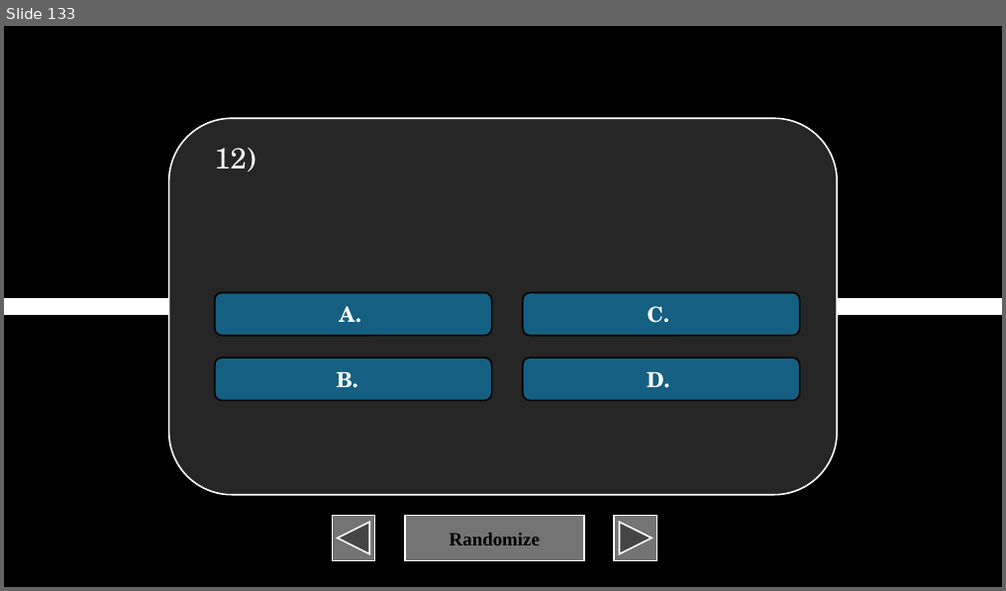
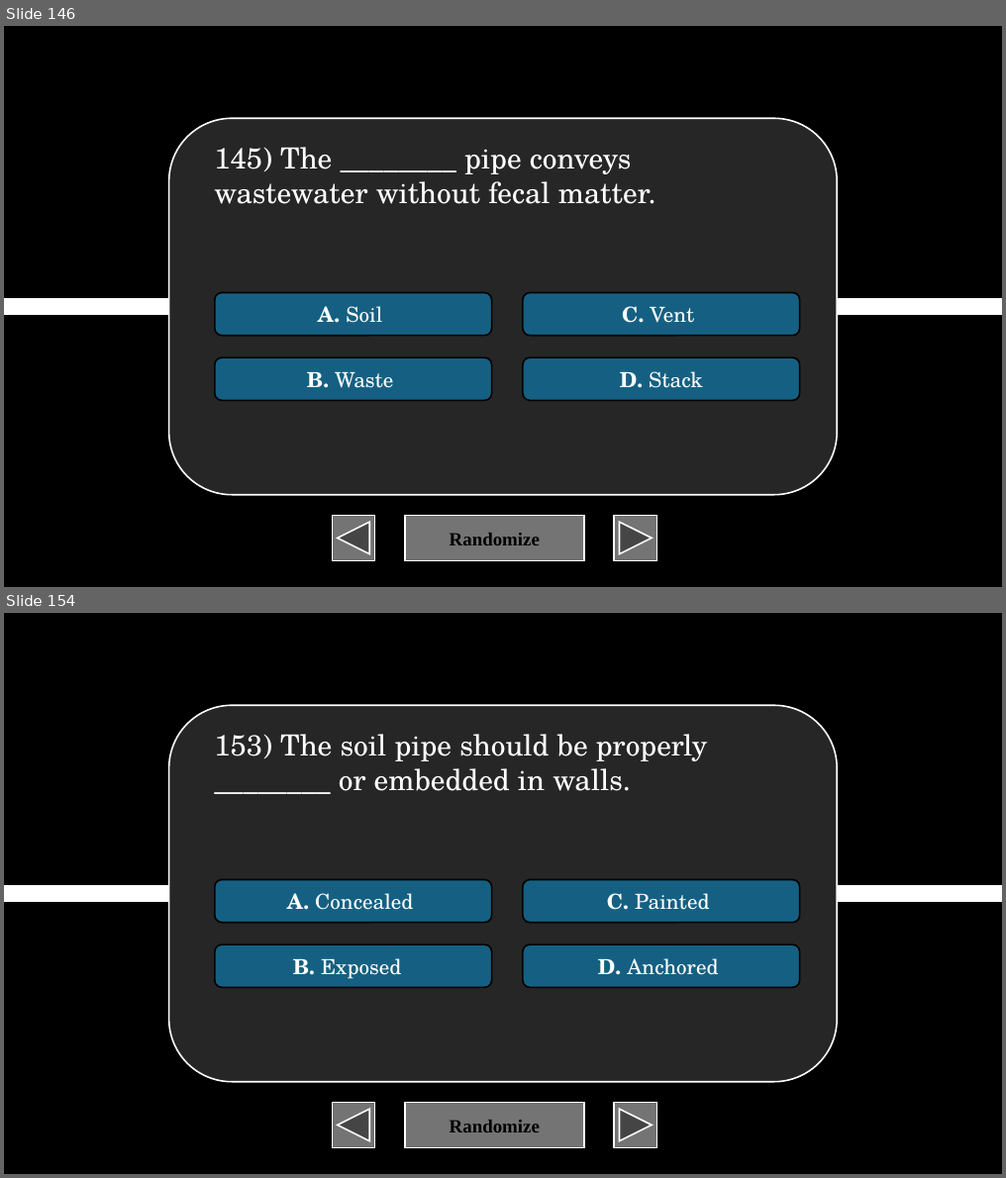
Before and after one commit to XIvanSolomonX/Archi-Reviewer, a slide deck: BulUti2.pptm. Shown one above the other, each under a label of ours: slide 133 before the commit, slides 146 and 154 after it; the slides between them are not shown. The pictures are 1006x591 and 1006x1178 pixels, drawn with LibreOffice and Linux fonts; fonts in the diff are those of the drawing. Boxes give left, top, right and bottom in pixels: in the first picture for what was removed or moved away, otherwise in the second. Text is boxed around its words. In the diff, an @@ line names an element or a change of style, - is before the commit and + after.

```diff
--- a/BulUti2.pptm
+++ b/BulUti2.pptm
@@ slide 154 added at box(4, 613, 1002, 1174), background #000000 @@
@@ rounded rectangle added at box(168, 705, 837, 1081), fill #262626, outline #FFFFFF 1.5 pt @@
@@ text added at box(214, 734, 708, 791), 28 pt, text #FFFFFF @@
+153) The soil pipe should be properly ________ or embedded in walls.
@@ rounded rectangle added at box(215, 879, 492, 922), fill #156082, outline #000000 1.5 pt, 20 pt, text #FFFFFF @@
+A. Concealed
@@ rounded rectangle added at box(523, 879, 800, 922), fill #156082, outline #000000 1.5 pt, 20 pt, text #FFFFFF @@
+C. Painted
@@ line added from (4, 894) to (1002, 894), #FFFFFF 16 pt @@
@@ rounded rectangle added at box(215, 945, 492, 987), fill #156082, outline #000000 1.5 pt, 20 pt, text #FFFFFF @@
+B. Exposed
@@ rounded rectangle added at box(523, 945, 800, 987), fill #156082, outline #000000 1.5 pt, 20 pt, text #FFFFFF @@
+D. Anchored
@@ action button back previous added at box(332, 1103, 374, 1149), fill #747474, outline #FFFFFF 1.5 pt @@
@@ action button blank added at box(405, 1103, 584, 1149), fill #747474, outline #FFFFFF 1.5 pt, 18 pt, text #000000, bold @@
+Randomize
@@ action button forward next added at box(614, 1103, 656, 1149), fill #747474, outline #FFFFFF 1.5 pt @@
@@ what was slide 133 is now slide 146 @@
@@ slide 146 changed as well @@
@@ text at box(214, 147, 656, 204): text changed @@
-12)
+145) The ________ pipe conveys wastewater without fecal matter.
@@ text in rounded rectangle at box(318, 306, 382, 323): text changed; bold off @@
-A.
+A. Soil
@@ text in rounded rectangle at box(622, 306, 694, 323): text changed; bold off @@
-C.
+C. Vent
@@ text in rounded rectangle at box(307, 372, 393, 388): text changed; bold off @@
-B.
+B. Waste
@@ text in rounded rectangle at box(620, 372, 703, 388): text changed; bold off @@
-D.
+D. Stack
```
Also in this commit, not shown: 11 other slides changed, 56 other slides added, 1 other file.
